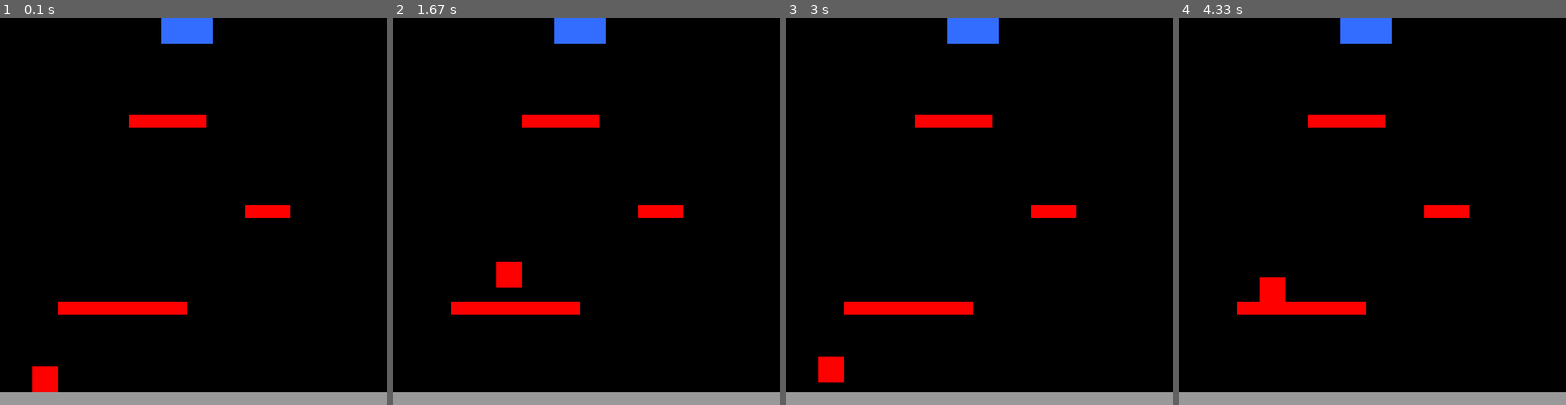
Above: before the commit, frames 1-4 (left to right).
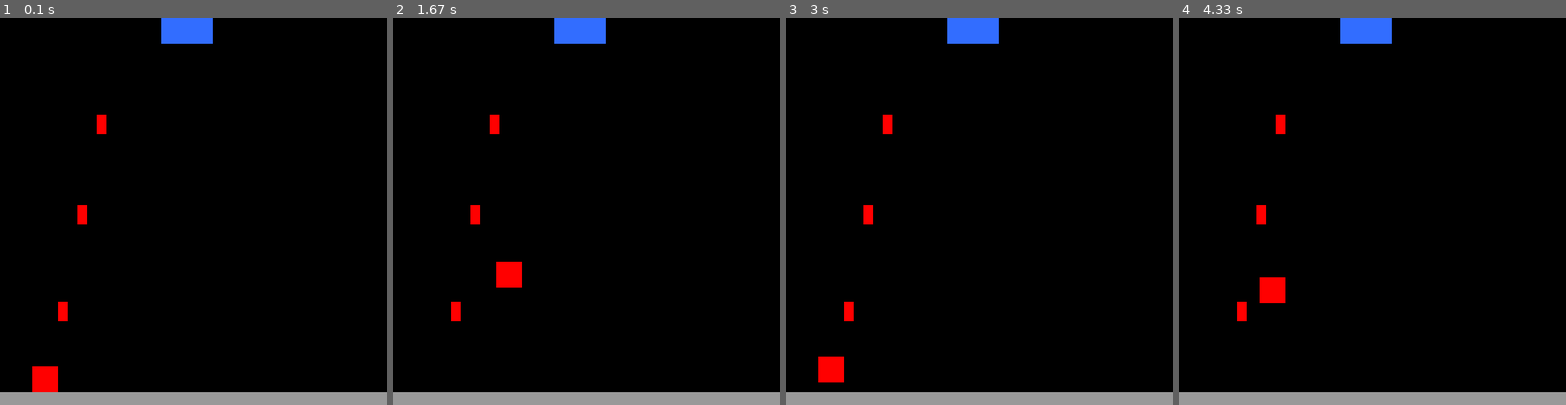
Above: after the commit, the same moments.

Repository: RobertNeuzil/game
Game: pygame game, started from personal/personalgame.py
The game is run twice, just before and just after one commit, with the same random seed, the same clock (stepped at 60 frames per second) and the same inputs.
Inputs:
- Up to frame 1 (0.1 s): no input
- Up to frame 2 (1.67 s): hold Right 0.33-0.8 s; hold Up 0.83-1.13 s; tap Space at 0.9, 1.23, 1.53 s; hold Right 1.17-1.63 s
- Up to frame 3 (3 s): hold Left 1.67-2.2 s; tap Space at 1.73, 2.03, 2.3, 2.63 s; hold Down 2.23-2.53 s; hold Left 2.57-2.97 s
- Up to frame 4 (4.33 s): hold Up 3-3.37 s; tap Space at 3.07, 3.47, 3.77, 4.13 s; hold Right 3.4-4.03 s; hold Down from 4.07 s (still down)

The runs differ from the first frame. In frame 1, 2.4% of the frame differs, in the area x 15-75%, y 25-79%; in frame 2, 2.4%; in frame 3, 2.4%; in frame 4, 2.4%.

Commit message:
solved collision detection for x1 coordinate. For some reason, the logic for the x2 coordinate is not behaving in the way I am expecting it to

Diff:
--- a/personal/personalgame.py
+++ b/personal/personalgame.py
@@ -19,8 +19,8 @@
         self.jumping = False
         self.running = True
         self.velocity = 5
-        self.x2 = self.x + self.width
-        self.y2 = self.y + self.height
+        self.x2 = x + width
+        self.y2 = y + height
 
 
     def create(self):
@@ -39,9 +39,9 @@
 
 
 character = rects(50, 540, 40, 40)
-square_one = rects(90, 440, 200, 20)
-square_two = rects(380, 290, 70, 20)
-square_three = rects(200, 150, 120, 20)
+square_one = rects(90, 440, 15, 30)
+square_two = rects(120, 290, 15, 30)
+square_three = rects(150, 150, 15, 30)
 prize = rects(250, 0, 80, 40)
 ground = rects(0, 580, 600, 20)
 
@@ -72,6 +72,7 @@
     if keys[pygame.K_RIGHT] and character.x < 600 - character.width:
         character.x += character.velocity
 
+
     if not(character.jumping):
 
         if keys[pygame.K_DOWN] and character.y < 600 - character.height - ground.height:
@@ -92,10 +93,13 @@
         else:
             character.jumping = False
             character.jumpcount = 10
-    #colission detection
-    if character.x in range(square_one.x, square_one.x2) and character.y in range(square_one.y, square_one.y2):
-        collisioncount += 1
-        print (f"Colission{collisioncount}")
+
+    if character.x > square_one.x and character.x < square_one.x2:
+        print ('one')
+    if character.x > square_two.x and character.x < square_two.x2:
+        print ('two')
+    if character.x > square_three.x and character.x < square_three.x2:
+        print ('three')
 
     draw()
 
